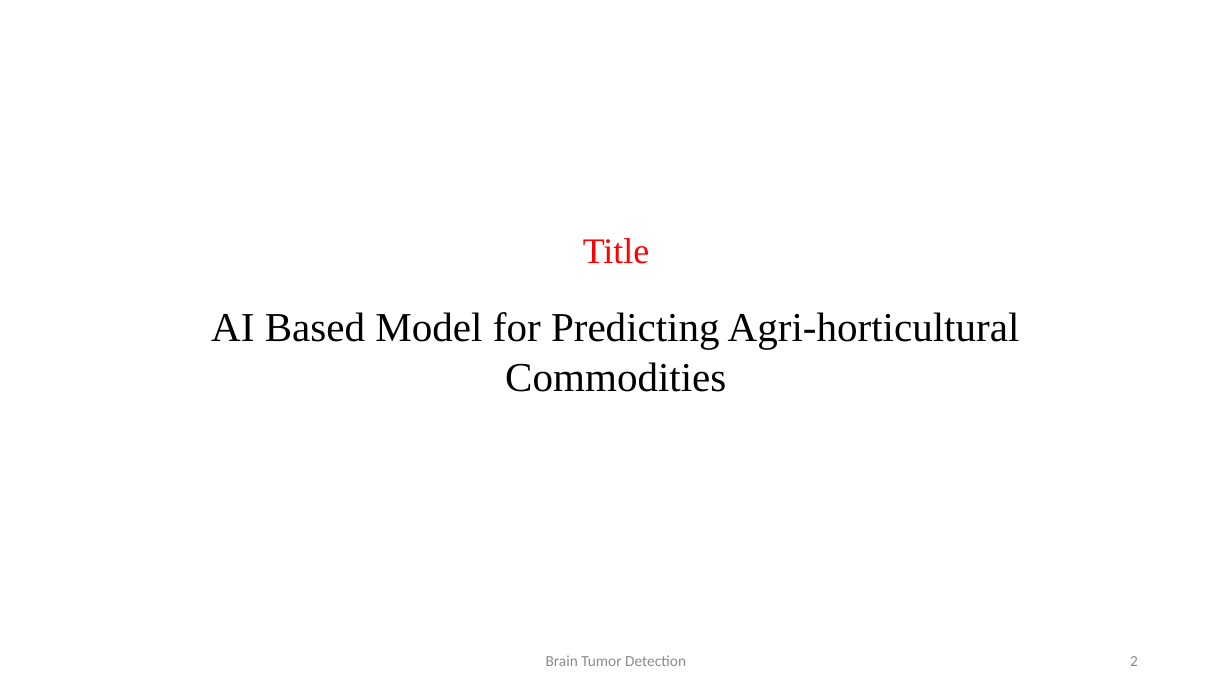
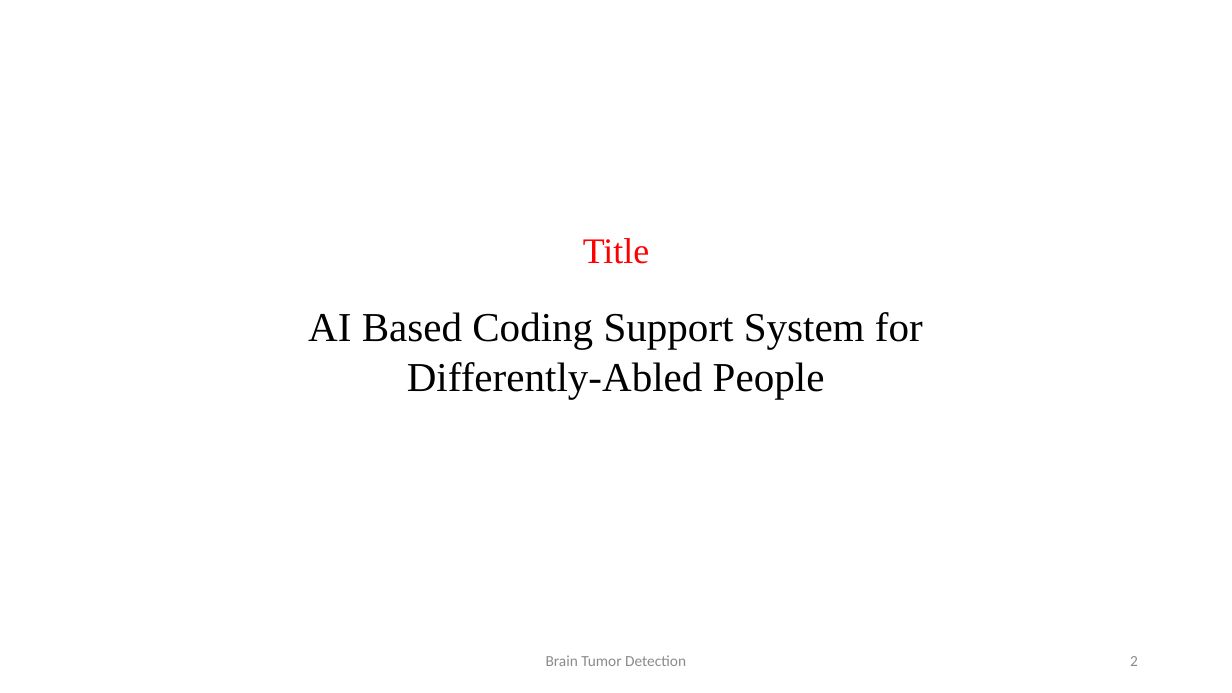
Before and after one commit to Aashif786/Coding_Assistant, a slide deck: slide 2 of ppts/0th Review.pptx. Drawn at 1232x693 pixels with LibreOffice and Linux fonts; fonts in the diff are those of the drawing; background and template pictures are left out. Boxes give left, top, right and bottom in pixels: in the first picture for what was removed or moved away, otherwise in the second. Text is boxed around its words. In the diff, an @@ line names an element or a change of style, - is before the commit and + after.

```diff
--- a/ppts/0th Review.pptx
+++ b/ppts/0th Review.pptx
@@ text at (x1=308, y1=312, x2=923, y2=399): text changed @@
-AI Based Model for Predicting Agri-horticultural Commodities
+AI Based Coding Support System for Differently-Abled People
```
Also in this commit, not shown: 3 other slides changed, 2 slides added, 12 slides removed.
